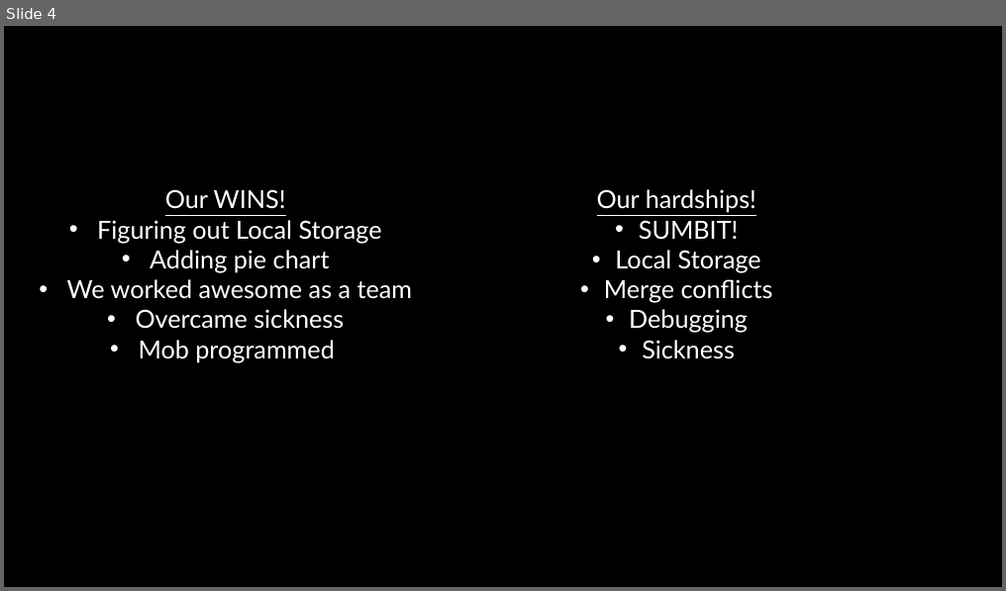
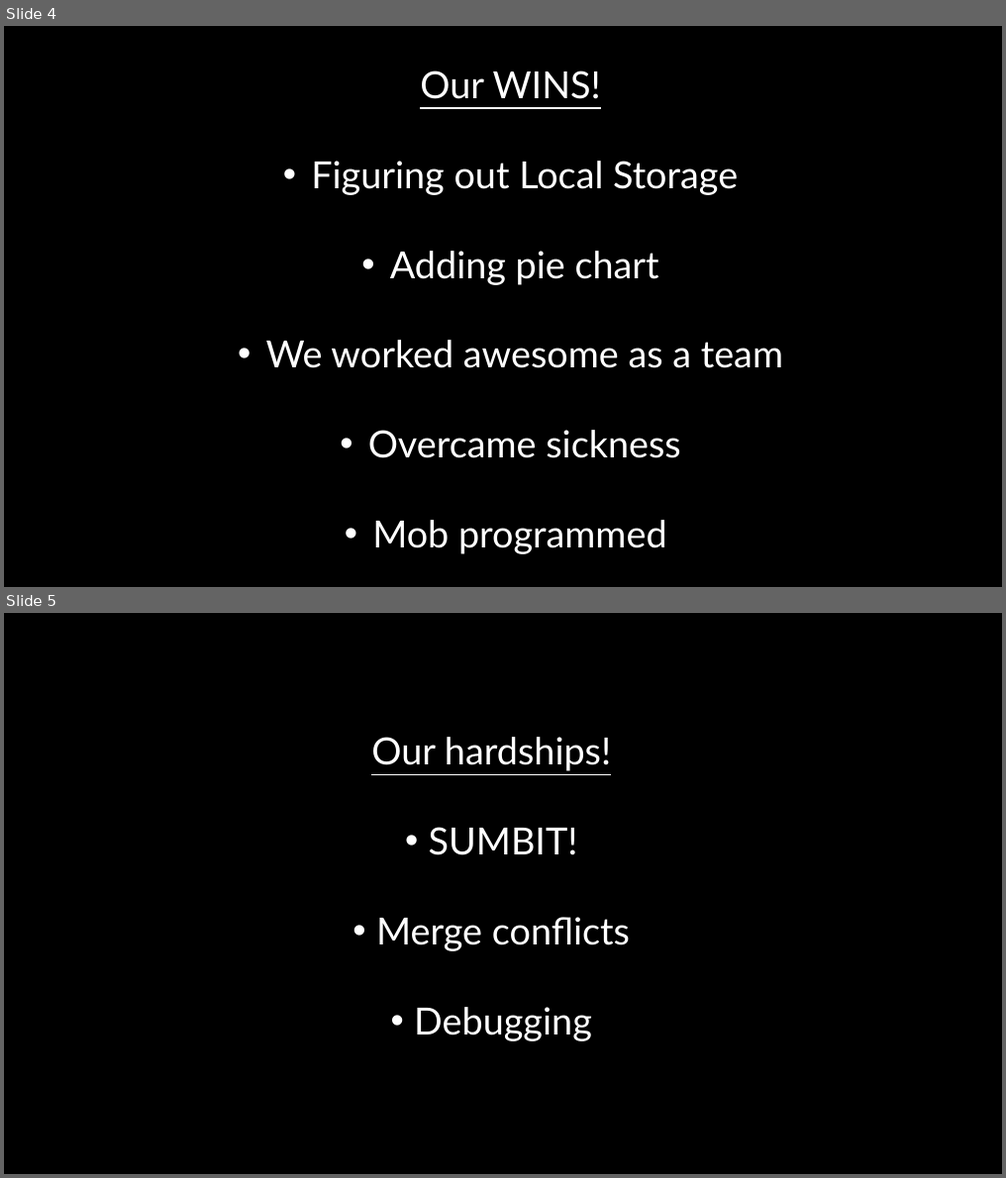
Before and after one commit to Team-Believe/weekly-planner, a slide deck: Presentation.pptx. Shown one above the other, each under a label of ours: slide 4 before the commit, slides 4 and 5 after it. The pictures are 1006x591 and 1006x1178 pixels, drawn with LibreOffice and Linux fonts; fonts in the diff are those of the drawing; background and template pictures are left out. Boxes give left, top, right and bottom in pixels: in the first picture for what was removed or moved away, otherwise in the second. Text is boxed around its words. In the diff, an @@ line names an element or a change of style, - is before the commit and + after.

```diff
--- a/Presentation.pptx
+++ b/Presentation.pptx
@@ slide 5 added at (4, 613, 1002, 1174), background picture (left out) @@
@@ text added at (371, 737, 630, 1042), 36 pt, text #FFFFFF @@
+Our hardships!
+• SUMBIT!
+• Merge conflicts
+• Debugging
@@ slide 4 changed as well @@
@@ text "Our WINS!": place and size @@
-text "Our WINS!" at (67, 189, 413, 363)
+text "Our WINS!" at (266, 71, 783, 555)
@@ text "Our WINS!" at (266, 71, 783, 555): size 24 to 36 pt; line spacing 1 to 2 @@
@@ text removed at (597, 189, 773, 360) @@
-Our hardships!
-• SUMBIT!
-• Local Storage
-• Merge conflicts
-• Debugging
-• Sickness
```
Also in this commit, not shown: 3 other slides changed, 1 other slide added.
